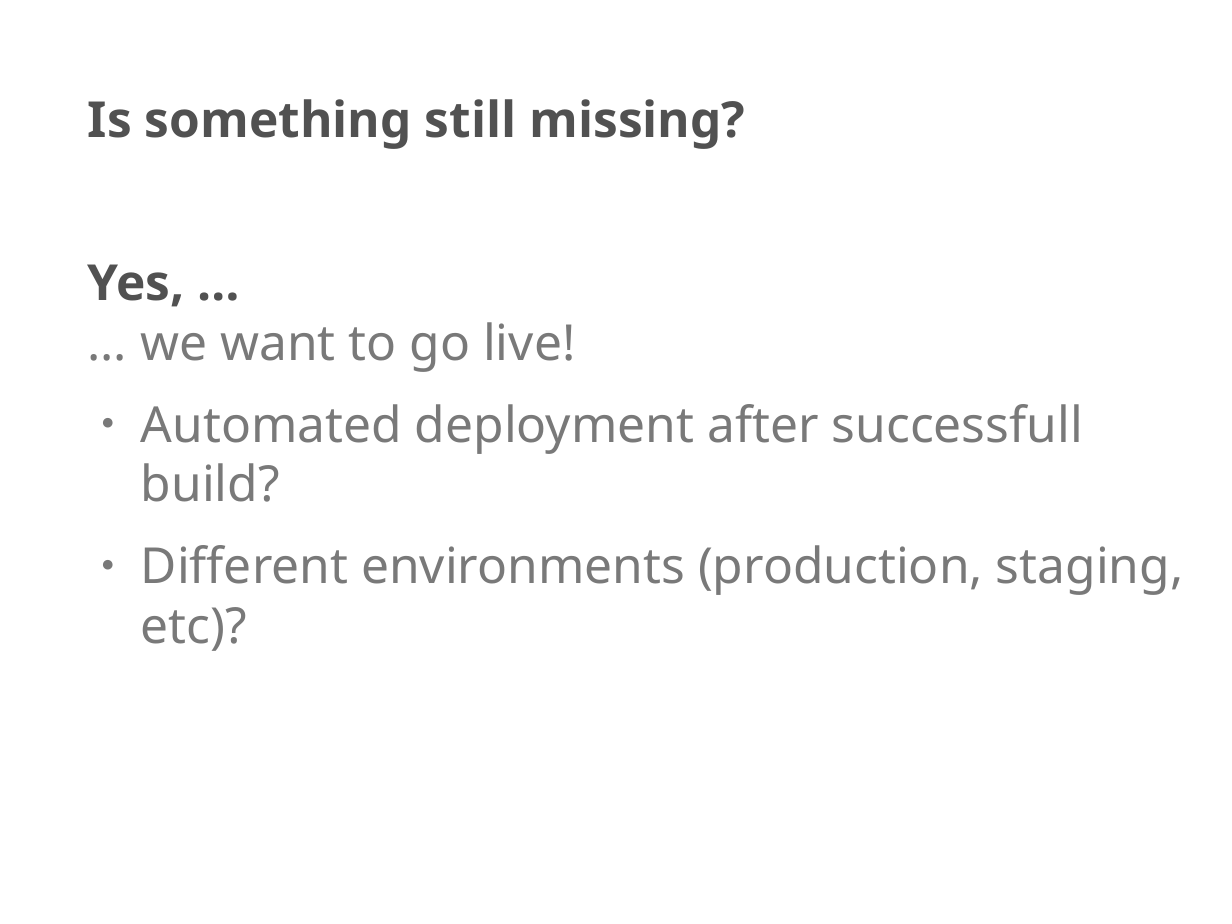
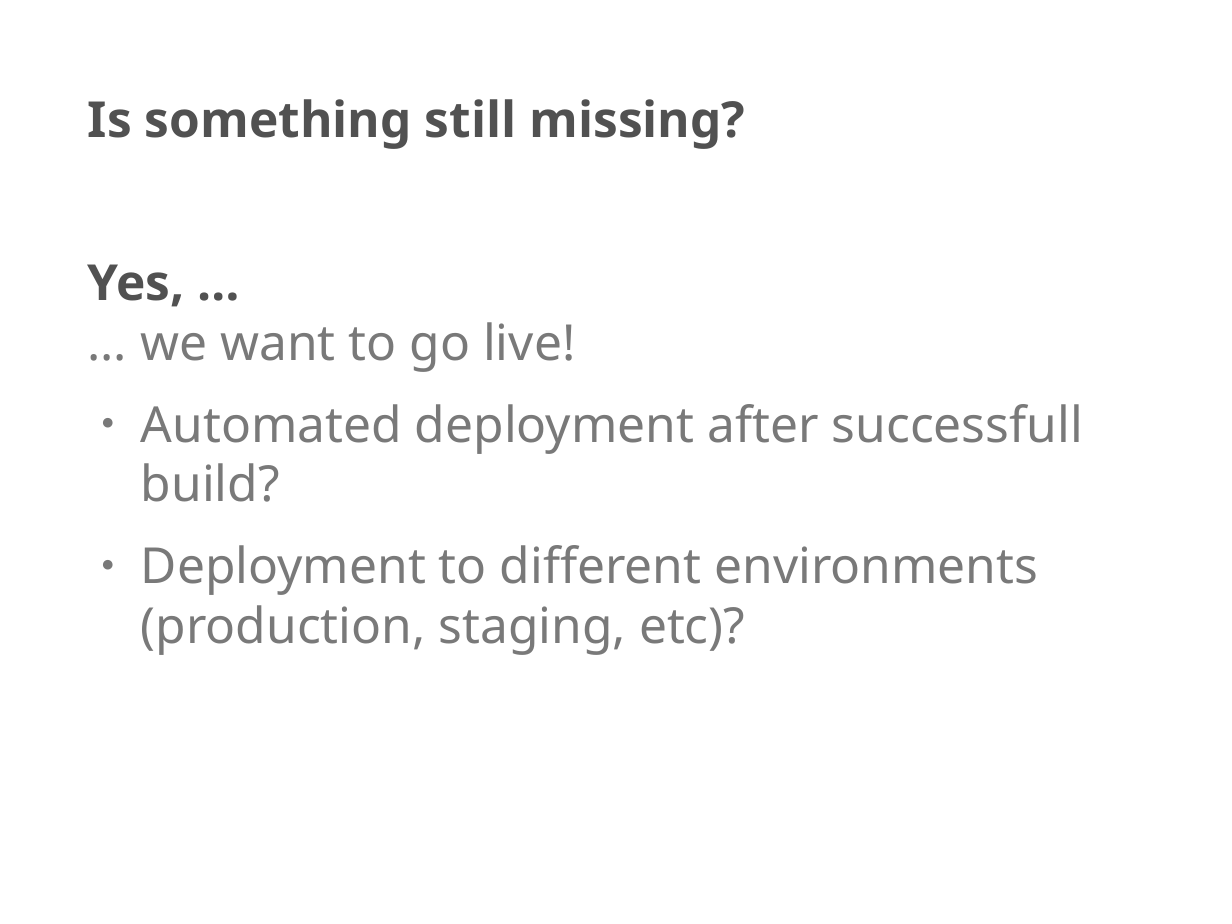
Before and after one commit to codecentric/movie-database-node, a slide deck: slide 25 of frameworks-tools-services-slides/agile-javascript-frameworks-tools-services.odp. Drawn at 1232x924 pixels with LibreOffice and Linux fonts; fonts in the diff are those of the drawing; background and template pictures are left out. Boxes give left, top, right and bottom in pixels: in the first picture for what was removed or moved away, otherwise in the second. Text is boxed around its words. In the diff, an @@ line names an element or a change of style, - is before the commit and + after.

```diff
--- a/frameworks-tools-services-slides/agile-javascript-frameworks-tools-services.odp
+++ b/frameworks-tools-services-slides/agile-javascript-frameworks-tools-services.odp
@@ text at <box>141,545,1038,655</box>: text changed @@
-● Different environments (production, staging, etc)?
+● Deployment to different environments (production, staging, etc)?
```
Also in this commit, not shown: 9 other slides changed, 1 slide added, 1 other file.
